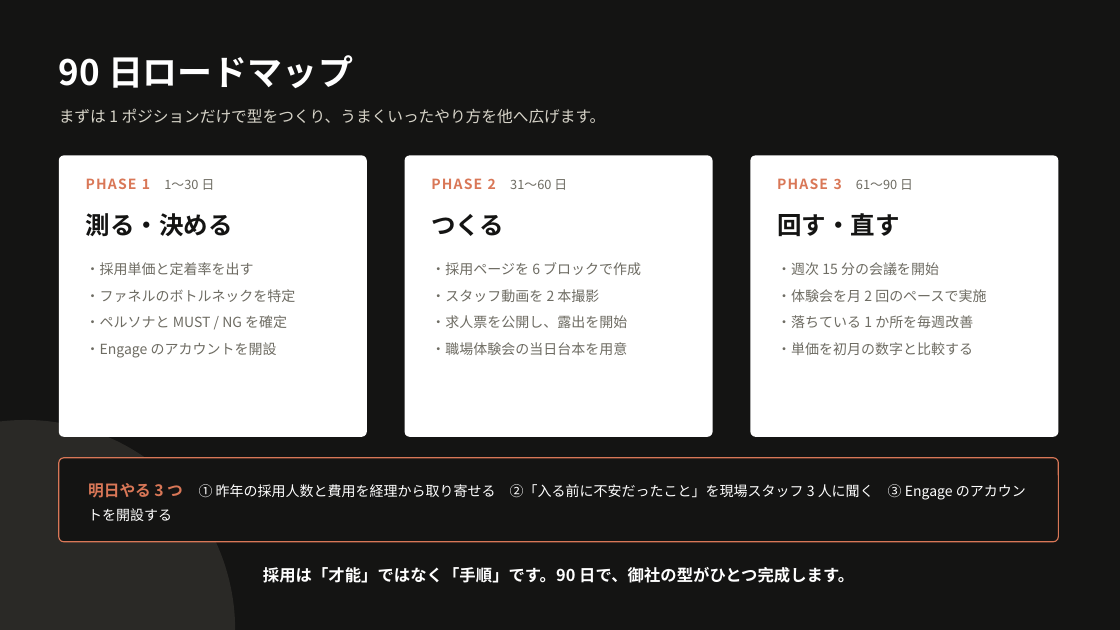
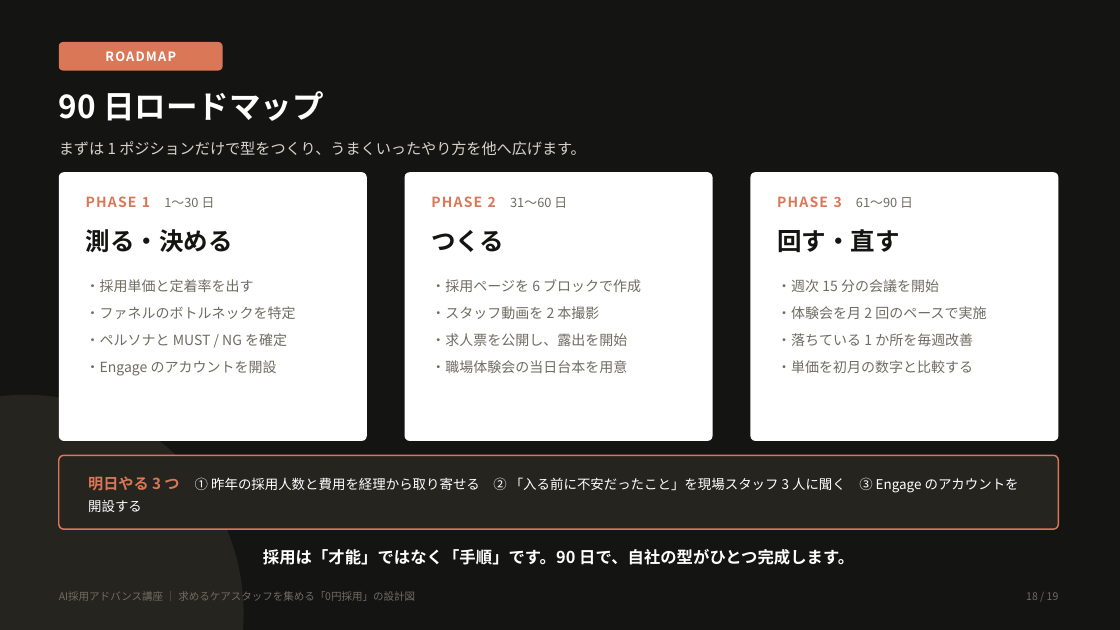
Before and after one commit to gala19690717-bit/-ai-news-mailer, a slide deck: slide 18 of docs/recruitment-webinar/AI採用アドバンス講座_0円採用の設計図.pptx. Drawn at 1120x630 pixels with LibreOffice and Linux fonts; fonts in the diff are those of the drawing. Boxes give left, top, right and bottom in pixels: in the first picture for what was removed or moved away, otherwise in the second. Text is boxed around its words. In the diff, an @@ line names an element or a change of style, - is before the commit and + after.

```diff
--- a/docs/recruitment-webinar/AI採用アドバンス講座_0円採用の設計図.pptx
+++ b/docs/recruitment-webinar/AI採用アドバンス講座_0円採用の設計図.pptx
@@ rounded rectangle added at (59, 42, 223, 71), fill #D97757 @@
@@ text added at (105, 51, 176, 61), 11 pt, text #FFFFFF, bold @@
+ROADMAP
@@ text "90 日ロードマップ": place and size @@
-text "90 日ロードマップ" at (59, 55, 353, 88)
+text "90 日ロードマップ" at (59, 91, 324, 121)
@@ text "90 日ロードマップ" at (59, 91, 324, 121): size 30 to 27 pt @@
@@ text "まずは 1 ポジションだけで型をつくり、うまくいったやり方を他へ広げます。": place and size @@
-text "まずは 1 ポジションだけで型をつくり、うまくいったやり方を他へ広げます。" at (59, 108, 606, 123)
+text "まずは 1 ポジションだけで型をつくり、うまくいったやり方を他へ広げます。" at (59, 141, 586, 155)
@@ text "まずは 1 ポジションだけで型をつくり、うまくいったやり方を他へ広げます。" at (59, 141, 586, 155): size 13.5 to 13 pt @@
@@ rounded rectangle: place and size @@
-rounded rectangle at (59, 155, 367, 437)
+rounded rectangle at (59, 172, 367, 441)
@@ rounded rectangle: place and size @@
-rounded rectangle at (405, 155, 713, 437)
+rounded rectangle at (405, 172, 713, 441)
@@ proportions changed in 3 elements at (59, 172, 367, 441), (405, 172, 713, 441), (750, 172, 1059, 441) @@
@@ rounded rectangle: place and size @@
-rounded rectangle at (750, 155, 1059, 437)
+rounded rectangle at (750, 172, 1059, 441)
@@ 6 texts: place and size @@
-6 texts at (86, 178, 913, 236)
+6 texts at (86, 196, 913, 252)
@@ text "・採用単価と定着率を出す": place and size @@
-text "・採用単価と定着率を出す" at (86, 262, 296, 358)
+text "・採用単価と定着率を出す" at (86, 279, 296, 376)
@@ text "・採用ページを 6 ブロックで作成": place and size @@
-text "・採用ページを 6 ブロックで作成" at (431, 262, 641, 355)
+text "・採用ページを 6 ブロックで作成" at (431, 279, 641, 373)
@@ text "・週次 15 分の会議を開始": place and size @@
-text "・週次 15 分の会議を開始" at (777, 262, 986, 355)
+text "・週次 15 分の会議を開始" at (777, 279, 986, 373)
@@ ellipse: place and size @@
-ellipse at (0, 420, 235, 630)
+ellipse at (0, 395, 244, 630)
@@ ellipse at (0, 395, 244, 630): fill #2A2926 to #26241F @@
@@ rounded rectangle: place and size @@
-rounded rectangle at (59, 458, 1059, 542)
+rounded rectangle at (59, 455, 1059, 529)
@@ rounded rectangle at (59, 455, 1059, 529): fill #141413 to #26241F; outline #D97757 1 pt to #D97757 1.25 pt; proportions changed @@
@@ text at (88, 476, 1019, 512): text changed; size 12 to 11.5 pt @@
-明日やる 3 つ ① 昨年の採用人数と費用を経理から取り寄せる ②「入る前に不安だったこと」を現場スタッフ 3 人に聞く ③ Engage のアカウントを開設する
+明日やる 3 つ ① 昨年の採用人数と費用を経理から取り寄せる ② 「入る前に不安だったこと」を現場スタッフ 3 人に聞く ③ Engage のアカウントを開設する
@@ text at (263, 549, 854, 565): text changed @@
-採用は「才能」ではなく「手順」です。90 日で、御社の型がひとつ完成します。
+採用は「才能」ではなく「手順」です。90 日で、自社の型がひとつ完成します。
@@ text added at (59, 591, 415, 601), 9 pt, text #6E6C63 @@
+AI採用アドバンス講座 ｜ 求めるケアスタッフを集める「0円採用」の設計図
@@ text added at (1026, 592, 1059, 600), 9 pt, text #6E6C63 @@
+18 / 19
```
Also in this commit, not shown: 18 other slides changed, 2 other files.
